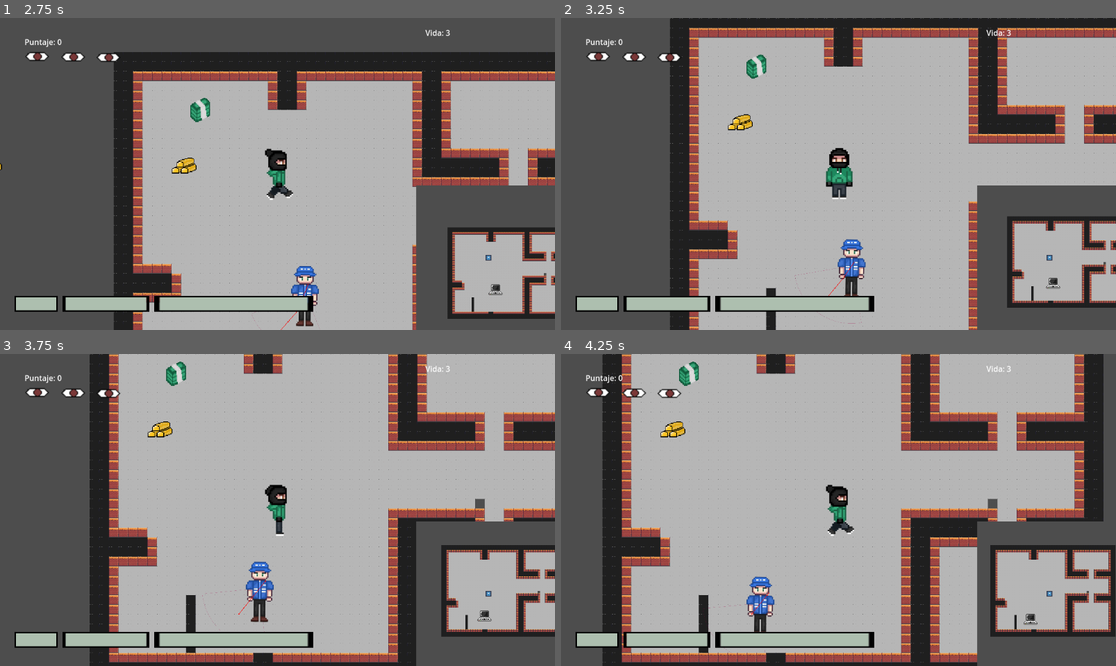
Above: before the commit, frames 1-4 (two rows, left to right).
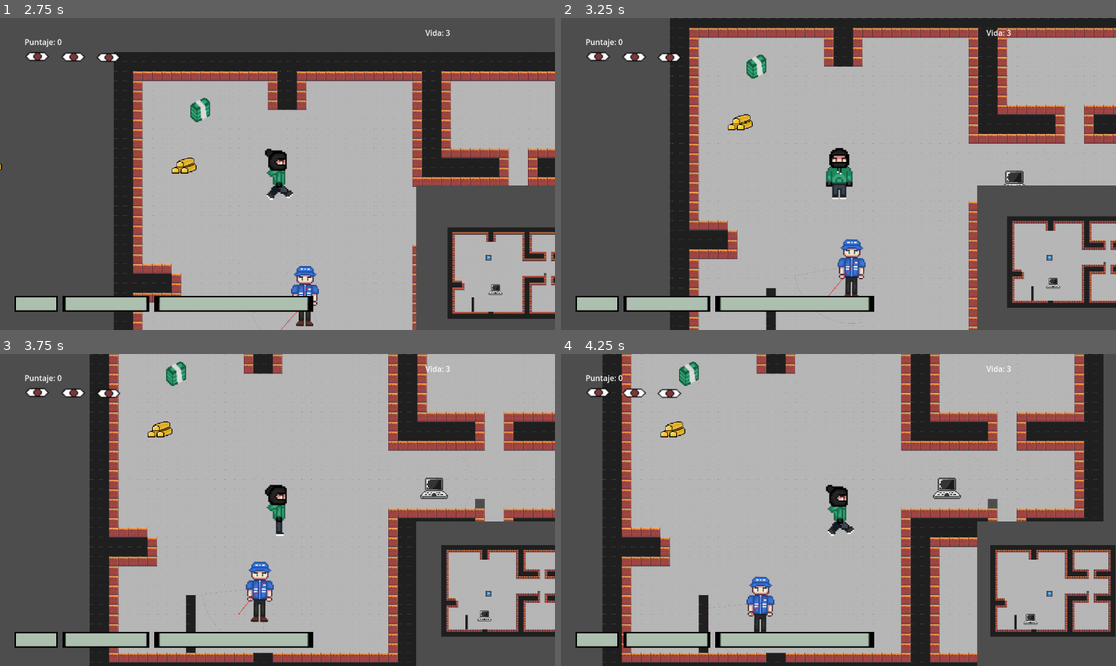
Above: after the commit, the same moments.

Repository: Xan-0/SilentStrikers
Game: Godot game, scene res://Escenas/main_menu.tscn
Same seed, same stepped clock (60 frames per second), same inputs: the game is played once before the commit and once after it. The engine's default icon, where the game draws it, is replaced by a stand-in: a white triangle on a blue panel in a dark square.
Inputs (mouse positions are in pixels of both pictures, inside the frame that each line leads up to):
- Up to frame 1 (2.75 s): click "Empezar juego" at 0.5 s; click "Mansión" at 1.25 s; move the mouse to (399, 158) at 2.02 s; hold Right (ui_right) from 2.03 s (still down); tap E (interactuar) at 2.1 s
- Up to frame 2 (3.25 s): move the mouse to (727, 189) at 2.77 s; release Right (ui_right) at 2.78 s; hold Down (ui_down) from 2.78 s (still down); tap E (interactuar) at 2.85 s
- Up to frame 3 (3.75 s): move the mouse to (333, 441) at 3.52 s; release Down (ui_down) at 3.53 s; hold Right (ui_right) from 3.53 s (still down); tap E (interactuar) at 3.6 s
- Up to frame 4 (4.25 s): keep holding Right (ui_right)

Frame 1 is identical in both runs. In frame 2, 0.2% of the frame differs, in the area x 79-89%, y 42-54%; in frame 3, 0.2%; in frame 4, 0.3%, in the area x 66-77%, y 33-50%.

Commit message:
Camara, basica

Diff:
--- a/Silent Strikers (Alfa Muy temprana)/Codigos/Guardia.gd
+++ b/Silent Strikers (Alfa Muy temprana)/Codigos/Guardia.gd
@@ -39,6 +39,7 @@
 
 func _ready():
 	player = get_node("../Ladron")
+	add_to_group("Guardias")
 	vision_raycast.add_exception(self)
 	vision_raycast.collision_mask = wall_collision_mask | player.collision_layer
 
--- /dev/null
+++ b/Silent Strikers (Alfa Muy temprana)/Codigos/area_camara.gd
@@ -0,0 +1,8 @@
+# Camera.gd
+extends Area2D
+
+signal alerta_enviada(posicion)
+
+func _on_Area2D_body_entered(body):
+	if body.name == "Ladron":  # o cualquier condición que dispare la alerta
+		return
--- /dev/null
+++ b/Silent Strikers (Alfa Muy temprana)/Codigos/camara.gd
@@ -0,0 +1,91 @@
+extends Node2D
+
+@export var vision_range: float = 400.0
+@export var vision_angle_degrees: float = 90.0
+@export var wall_collision_mask: int = 1
+@export var draw_vision_cone: bool = true
+@export var vision_cone_color: Color = Color(1, 0, 0, 0.3)
+
+@onready var player: CharacterBody2D = get_node("../Ladron")
+@onready var raycast: RayCast2D = $RayCast2D
+
+var player_detected: bool = false
+var last_known_position: Vector2 = Vector2.ZERO
+var rotation2 := rotation  # dirección visual de la cámara
+
+func _ready():
+	raycast.collision_mask = wall_collision_mask | player.collision_layer
+
+func _process(delta):
+	check_vision()
+
+	if player_detected or last_known_position != Vector2.ZERO:
+		var target_dir = (last_known_position - global_position).angle()
+		rotation2 = lerp_angle(rotation2, target_dir, delta * 2.5)
+
+	if draw_vision_cone:
+		queue_redraw()
+
+func check_vision():
+	var dir_to_player = player.global_position - global_position
+	var distance = dir_to_player.length()
+
+	if distance > vision_range:
+		player_detected = false
+		return
+
+	var dir_norm = dir_to_player.normalized()
+	var angle_to_player = Vector2.RIGHT.rotated(rotation2).angle_to(dir_norm)
+	var limit_angle = deg_to_rad(vision_angle_degrees / 2.0)
+
+	if abs(angle_to_player) <= limit_angle:
+		raycast.target_position = to_local(player.global_position)
+		raycast.force_raycast_update()
+		if raycast.is_colliding() and raycast.get_collider() == player:
+			last_known_position = player.global_position
+			if not player_detected:
+				_on_player_detected()
+			player_detected = true
+			return
+
+	if player_detected:
+		_on_player_lost()
+	player_detected = false
+
+func get_closest_guardia() -> Node:
+	var closest = null
+	var closest_dist = INF
+
+	for guardia in get_tree().get_nodes_in_group("Guardias"):
+		if not guardia.is_inside_tree():
+			continue
+		var dist = global_position.distance_to(guardia.global_position)
+		if dist < closest_dist:
+			closest_dist = dist
+			closest = guardia
+	return closest
+
+func _on_player_detected():
+	print("📷 Cámara detectó al ladrón.")
+	var guardia = get_closest_guardia()
+	if guardia:
+		guardia.last_known_player_position = last_known_position
+		guardia.current_state = guardia.State.CHASING
+		guardia.chasing_timer = guardia.chase_duration
+
+func _on_player_lost():
+	print("📷 Cámara perdió de vista al ladrón.")
+
+func _draw():
+	var half_angle = deg_to_rad(vision_angle_degrees / 2.0)
+	var segments = 20
+	var points = PackedVector2Array()
+
+	for i in range(segments + 1):
+		var angle = -half_angle + (i / float(segments)) * (2 * half_angle)
+		points.append(Vector2.RIGHT.rotated(angle + rotation2) * vision_range)
+
+	if points.size() > 0:
+		draw_line(Vector2.ZERO, points[0], vision_cone_color, 1.0)
+		draw_polyline(points, vision_cone_color, 1.0)
+		draw_line(Vector2.ZERO, points[-1], vision_cone_color, 1.0)
--- a/Silent Strikers (Alfa Muy temprana)/Escenas/Mapa.tscn
+++ b/Silent Strikers (Alfa Muy temprana)/Escenas/Mapa.tscn
@@ -1,14 +1,15 @@
-[gd_scene load_steps=22 format=4 uid="uid://df8wgc7fxnvva"]
-
-[ext_resource type="Script" path="res://Escenas/mapa.gd" id="1_7syr3"]
+[gd_scene load_steps=23 format=4 uid="uid://df8wgc7fxnvva"]
+
+[ext_resource type="Script" uid="uid://5odu651p2cuh" path="res://Codigos/mapa.gd" id="1_7syr3"]
 [ext_resource type="PackedScene" uid="uid://drs5cxv35r63x" path="res://Escenas/Player.tscn" id="1_lbiw5"]
 [ext_resource type="PackedScene" uid="uid://d1ouhuslclwme" path="res://Escenas/Guardia.tscn" id="2_qgw4m"]
-[ext_resource type="Script" uid="uid://deyufbfcfeppo" path="res://Escenas/canvas_layer.gd" id="3_1p004"]
+[ext_resource type="Script" uid="uid://deyufbfcfeppo" path="res://Codigos/canvas_layer.gd" id="3_1p004"]
 [ext_resource type="Texture2D" uid="uid://cuecitndoyo4b" path="res://Tiles mapas/Experimental.png" id="3_habko"]
 [ext_resource type="PackedScene" uid="uid://jyu2vbo07tku" path="res://Escenas/potenciador.tscn" id="5_1p004"]
 [ext_resource type="PackedScene" uid="uid://b2d1lacrstmpj" path="res://Escenas/item.tscn" id="5_rj58i"]
-[ext_resource type="Script" uid="uid://cf38ppbm0nchk" path="res://Escenas/sub_viewport.gd" id="7_h5d8a"]
-[ext_resource type="Script" uid="uid://bmb10fy424788" path="res://Escenas/node_2d.gd" id="8_7njfp"]
+[ext_resource type="PackedScene" uid="uid://cwbr2i4lpl8yd" path="res://Escenas/camara.tscn" id="7_aesrc"]
+[ext_resource type="Script" uid="uid://cf38ppbm0nchk" path="res://Codigos/sub_viewport.gd" id="7_h5d8a"]
+[ext_resource type="Script" uid="uid://bmb10fy424788" path="res://Codigos/node_2d.gd" id="8_7njfp"]
 [ext_resource type="Texture2D" uid="uid://cq0m31wscfdjr" path="res://icon.svg" id="9_bi4ho"]
 [ext_resource type="Texture2D" uid="uid://bukx3iv34xhxd" path="res://Imagenes/item_robable_04.png" id="10_ian7j"]
 [ext_resource type="Texture2D" uid="uid://ix61llfpdhxk" path="res://Sprites/sprits de prueba/New Piskel (14).png" id="11_h0jna"]
@@ -112,6 +113,9 @@
 position = Vector2(-1099, 239)
 scale = Vector2(0.44, 0.44)
 
+[node name="Camara" parent="." instance=ExtResource("7_aesrc")]
+position = Vector2(1337, 571)
+
 [node name="CanvasLayer" type="CanvasLayer" parent="."]
 script = ExtResource("3_1p004")
 
--- /dev/null
+++ b/Silent Strikers (Alfa Muy temprana)/Escenas/camara.tscn
@@ -0,0 +1,26 @@
+[gd_scene load_steps=5 format=3 uid="uid://cwbr2i4lpl8yd"]
+
+[ext_resource type="Script" uid="uid://b5qj15j1pihj7" path="res://Codigos/camara.gd" id="1_d77kl"]
+[ext_resource type="Texture2D" uid="uid://bukx3iv34xhxd" path="res://Imagenes/item_robable_04.png" id="2_2wb37"]
+[ext_resource type="Script" uid="uid://dhhvre6mbytx" path="res://Codigos/area_camara.gd" id="3_ksbri"]
+
+[sub_resource type="RectangleShape2D" id="RectangleShape2D_r7dab"]
+size = Vector2(80, 80)
+
+[node name="Camara" type="Node2D"]
+scale = Vector2(0.5, 0.5)
+script = ExtResource("1_d77kl")
+
+[node name="Sprite2D" type="Sprite2D" parent="."]
+texture = ExtResource("2_2wb37")
+
+[node name="RayCast2D" type="RayCast2D" parent="."]
+
+[node name="Area2D" type="Area2D" parent="."]
+script = ExtResource("3_ksbri")
+
+[node name="CollisionShape2D" type="CollisionShape2D" parent="Area2D"]
+position = Vector2(-1, 2)
+scale = Vector2(4, 4)
+shape = SubResource("RectangleShape2D_r7dab")
+one_way_collision_margin = 0.0
Not shown, added: Silent Strikers (Alfa Muy temprana)/Codigos/area_camara.gd.uid
Not shown, added: Silent Strikers (Alfa Muy temprana)/Codigos/camara.gd.uid
Renamed: Silent Strikers (Alfa Muy temprana)/Escenas/canvas_layer.gd -> Silent Strikers (Alfa Muy temprana)/Codigos/canvas_layer.gd
Renamed: Silent Strikers (Alfa Muy temprana)/Escenas/canvas_layer.gd.uid -> Silent Strikers (Alfa Muy temprana)/Codigos/canvas_layer.gd.uid
Renamed: Silent Strikers (Alfa Muy temprana)/Escenas/mapa.gd -> Silent Strikers (Alfa Muy temprana)/Codigos/mapa.gd
Renamed: Silent Strikers (Alfa Muy temprana)/Escenas/mapa.gd.uid -> Silent Strikers (Alfa Muy temprana)/Codigos/mapa.gd.uid
Renamed: Silent Strikers (Alfa Muy temprana)/Escenas/node_2d.gd -> Silent Strikers (Alfa Muy temprana)/Codigos/node_2d.gd
Renamed: Silent Strikers (Alfa Muy temprana)/Escenas/node_2d.gd.uid -> Silent Strikers (Alfa Muy temprana)/Codigos/node_2d.gd.uid
Renamed: Silent Strikers (Alfa Muy temprana)/Escenas/sub_viewport.gd -> Silent Strikers (Alfa Muy temprana)/Codigos/sub_viewport.gd
Renamed: Silent Strikers (Alfa Muy temprana)/Escenas/sub_viewport.gd.uid -> Silent Strikers (Alfa Muy temprana)/Codigos/sub_viewport.gd.uid
Renamed: Silent Strikers (Alfa Muy temprana)/Escenas/texture_progress_bar.gd -> Silent Strikers (Alfa Muy temprana)/Codigos/texture_progress_bar.gd
Renamed: Silent Strikers (Alfa Muy temprana)/Escenas/texture_progress_bar.gd.uid -> Silent Strikers (Alfa Muy temprana)/Codigos/texture_progress_bar.gd.uid
